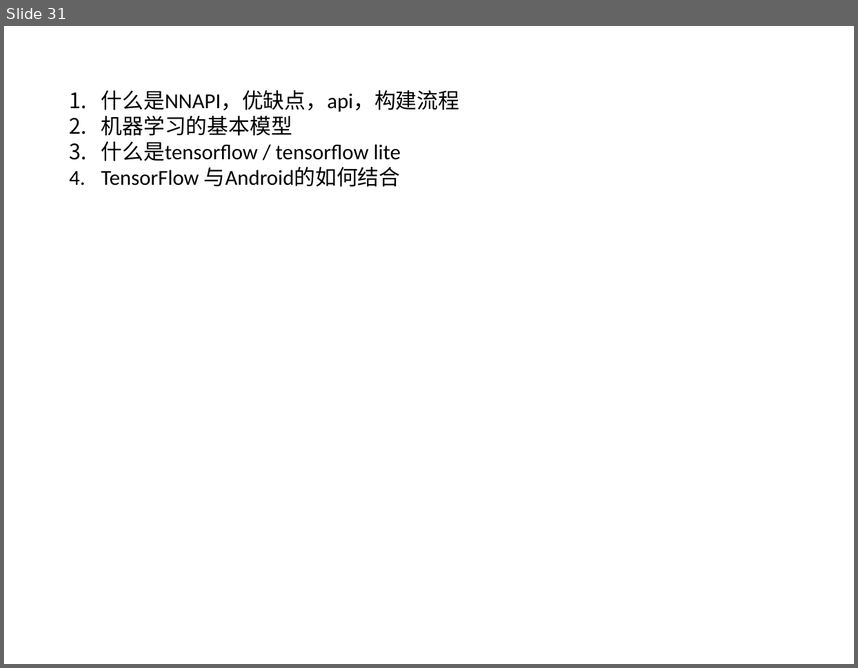
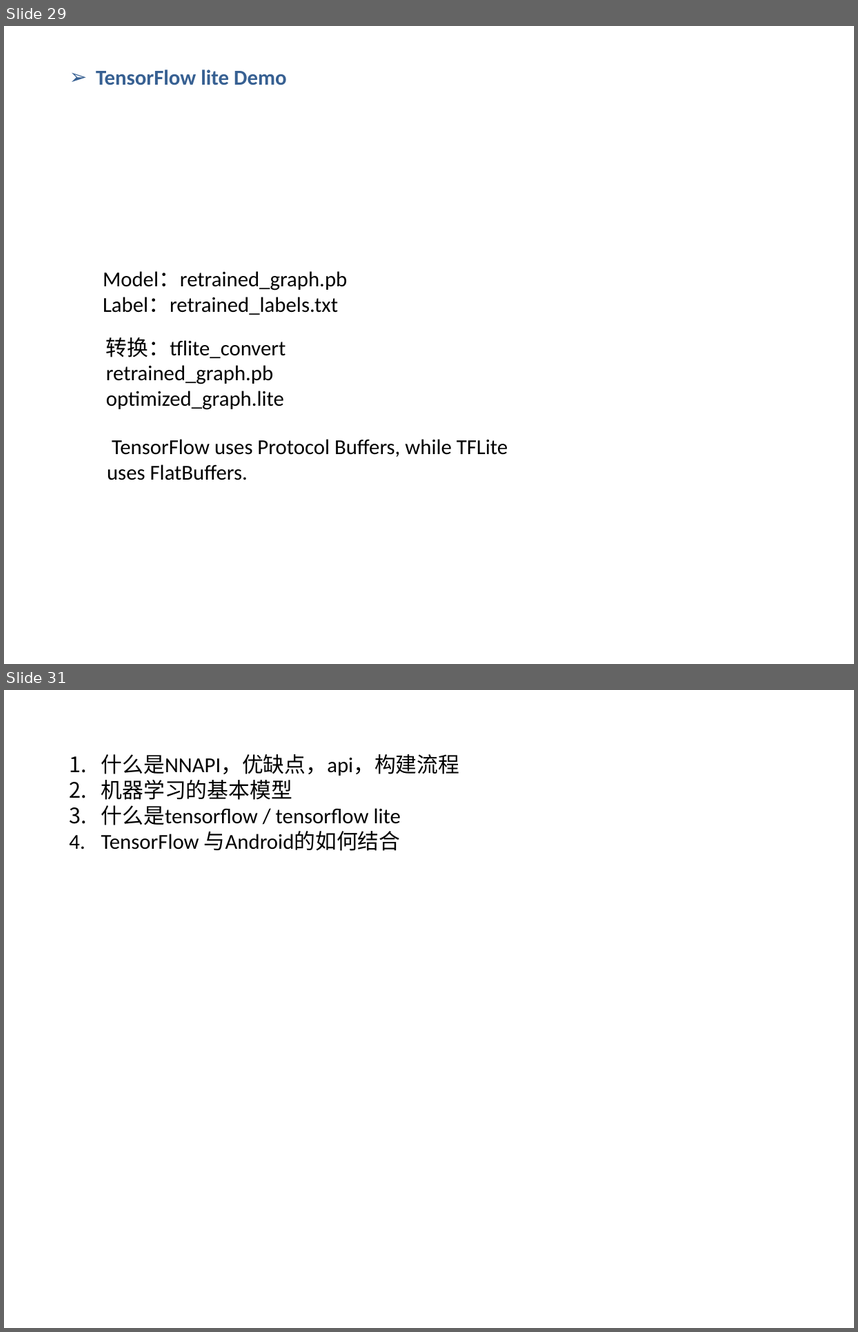
Before and after one commit to lqktz/document, a slide deck: temp/NNAPI.pptx. Shown one above the other, each under a label of ours: slide 31 before the commit, slides 29 and 31 after it; the slides between them are not shown. The pictures are 858x668 and 858x1332 pixels, drawn with LibreOffice and Linux fonts; fonts in the diff are those of the drawing. Boxes give left, top, right and bottom in pixels: in the first picture for what was removed or moved away, otherwise in the second. Text is boxed around its words. In the diff, an @@ line names an element or a change of style, - is before the commit and + after.

```diff
--- a/temp/NNAPI.pptx
+++ b/temp/NNAPI.pptx
@@ slide 29 added at <box>4,26,854,664</box>, background #FFFFFF @@
@@ text added at <box>96,69,286,85</box>, 18 pt, text #376092, bold @@
+➢ TensorFlow lite Demo
@@ text added at <box>103,271,347,314</box>, 18 pt, text #000000 @@
+Model：retrained_graph.pb
+Label：retrained_labels.txt
@@ text added at <box>106,337,286,410</box>, 18 pt, text #000000 @@
+转换：tflite_convert
+retrained_graph.pb
+optimized_graph.lite
@@ text added at <box>107,439,508,480</box>, 18 pt, text #000000 @@
+TensorFlow uses Protocol Buffers, while TFLite uses FlatBuffers.
```
Also in this commit, not shown: 2 slides changed, 1 slide removed.
